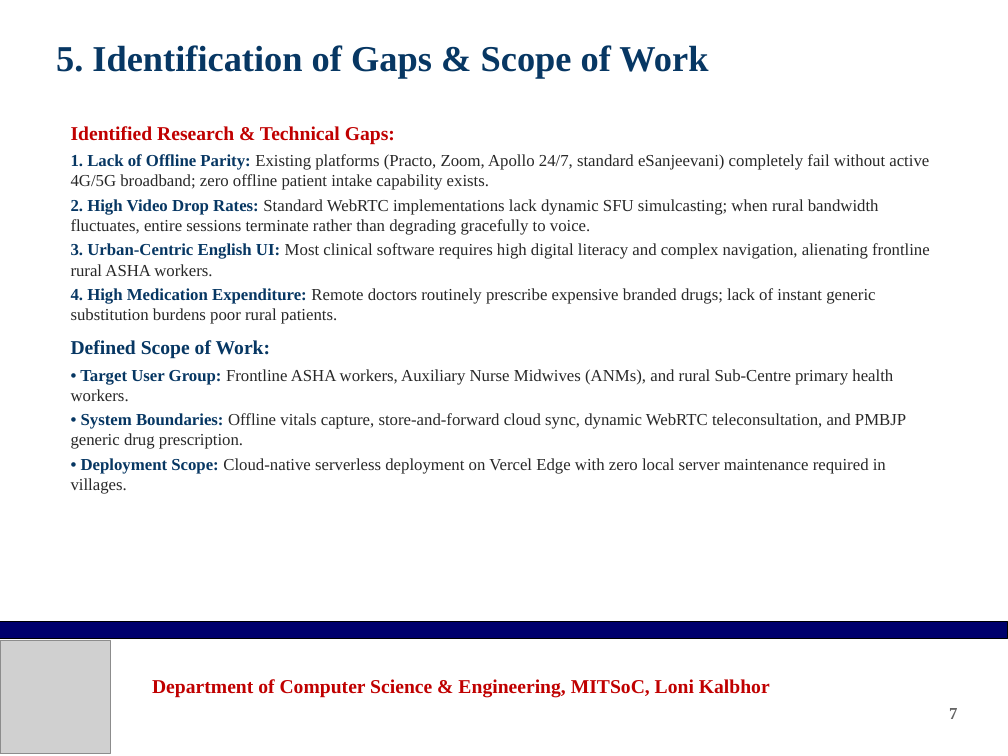
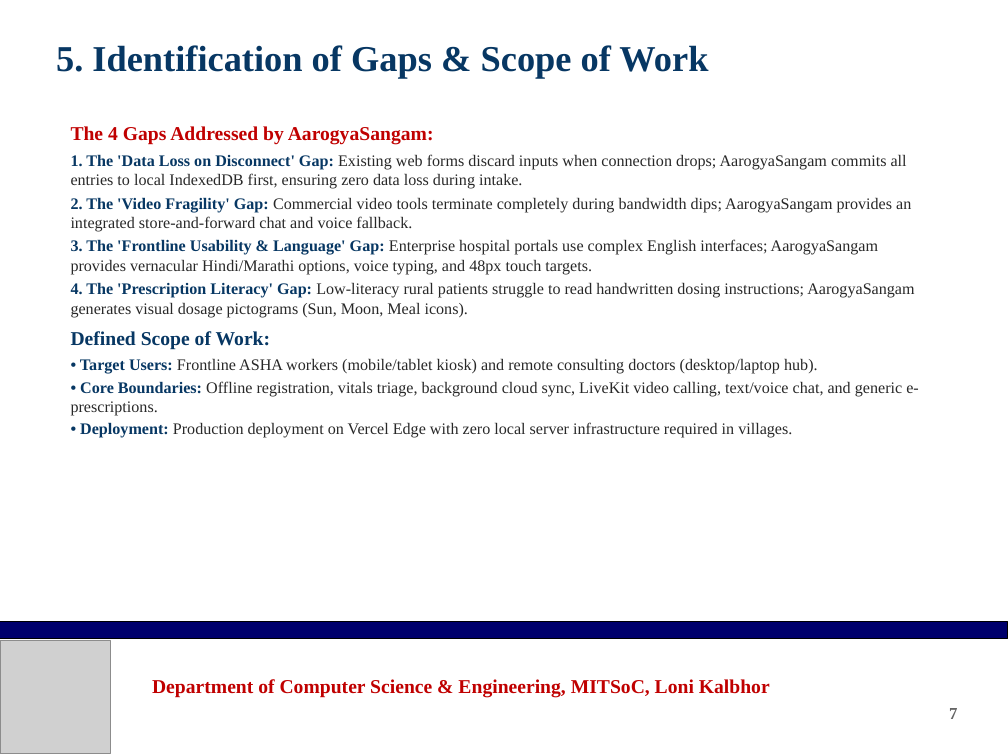
Before and after one commit to prodsumo-sumedh/Null_Pointers, a slide deck: slide 7 of AarogyaSangam_Project_Presentation.pptx. Drawn at 1008x756 pixels with LibreOffice and Linux fonts; fonts in the diff are those of the drawing; grey boxes stand for pictures; background and template pictures are left out. Boxes give left, top, right and bottom in pixels: in the first picture for what was removed or moved away, otherwise in the second. Text is boxed around its words. In the diff, an @@ line names an element or a change of style, - is before the commit and + after.

Commit message:
Update presentation and project report with code-verified scope and realistic problem statement

```diff
--- a/AarogyaSangam_Project_Presentation.pptx
+++ b/AarogyaSangam_Project_Presentation.pptx
@@ text at bbox=[71, 126, 914, 318]: text changed; size 12 to 11.5 pt @@
-Identified Research & Technical Gaps:
-1. Lack of Offline Parity: Existing platforms (Practo, Zoom, Apollo 24/7, standard eSanjeevani) completely fail without active 4G/5G broadband; zero offline patient intake capability exists.
-2. High Video Drop Rates: Standard WebRTC implementations lack dynamic SFU simulcasting; when rural bandwidth fluctuates, entire sessions terminate rather than degrading gracefully to voice.
-3. Urban-Centric English UI: Most clinical software requires high digital literacy and complex navigation, alienating frontline rural ASHA workers.
-4. High Medication Expenditure: Remote doctors routinely prescribe expensive branded drugs; lack of instant generic substitution burdens poor rural patients.
+The 4 Gaps Addressed by AarogyaSangam:
+1. The 'Data Loss on Disconnect' Gap: Existing web forms discard inputs when connection drops; AarogyaSangam commits all entries to local IndexedDB first, ensuring zero data loss during intake.
+2. The 'Video Fragility' Gap: Commercial video tools terminate completely during bandwidth dips; AarogyaSangam provides an integrated store-and-forward chat and voice fallback.
+3. The 'Frontline Usability & Language' Gap: Enterprise hospital portals use complex English interfaces; AarogyaSangam provides vernacular Hindi/Marathi options, voice typing, and 48px touch targets.
+4. The 'Prescription Literacy' Gap: Low-literacy rural patients struggle to read handwritten dosing instructions; AarogyaSangam generates visual dosage pictograms (Sun, Moon, Meal icons).
@@ text at bbox=[71, 358, 919, 438]: text changed; size 12 to 11.5 pt @@
-• Target User Group: Frontline ASHA workers, Auxiliary Nurse Midwives (ANMs), and rural Sub-Centre primary health workers.
-• System Boundaries: Offline vitals capture, store-and-forward cloud sync, dynamic WebRTC teleconsultation, and PMBJP generic drug prescription.
-• Deployment Scope: Cloud-native serverless deployment on Vercel Edge with zero local server maintenance required in villages.
+• Target Users: Frontline ASHA workers (mobile/tablet kiosk) and remote consulting doctors (desktop/laptop hub).
+• Core Boundaries: Offline registration, vitals triage, background cloud sync, LiveKit video calling, text/voice chat, and generic e-prescriptions.
+• Deployment: Production deployment on Vercel Edge with zero local server infrastructure required in villages.
```
Also in this commit, not shown: 10 other slides changed, 3 other files.
